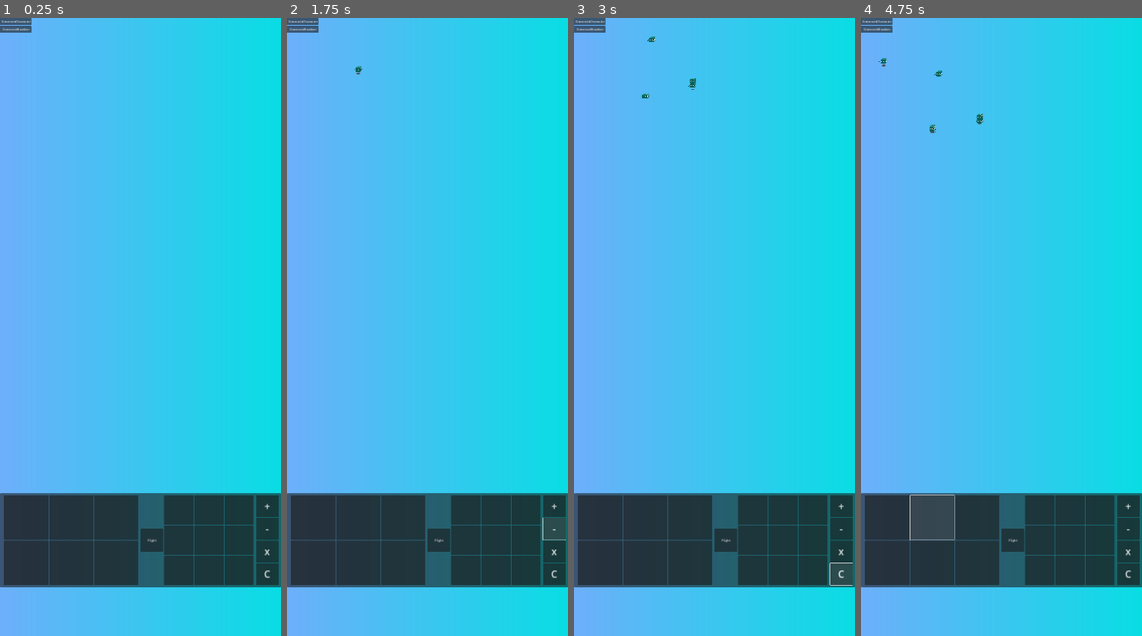
Above: before the commit, frames 1-4 (left to right).
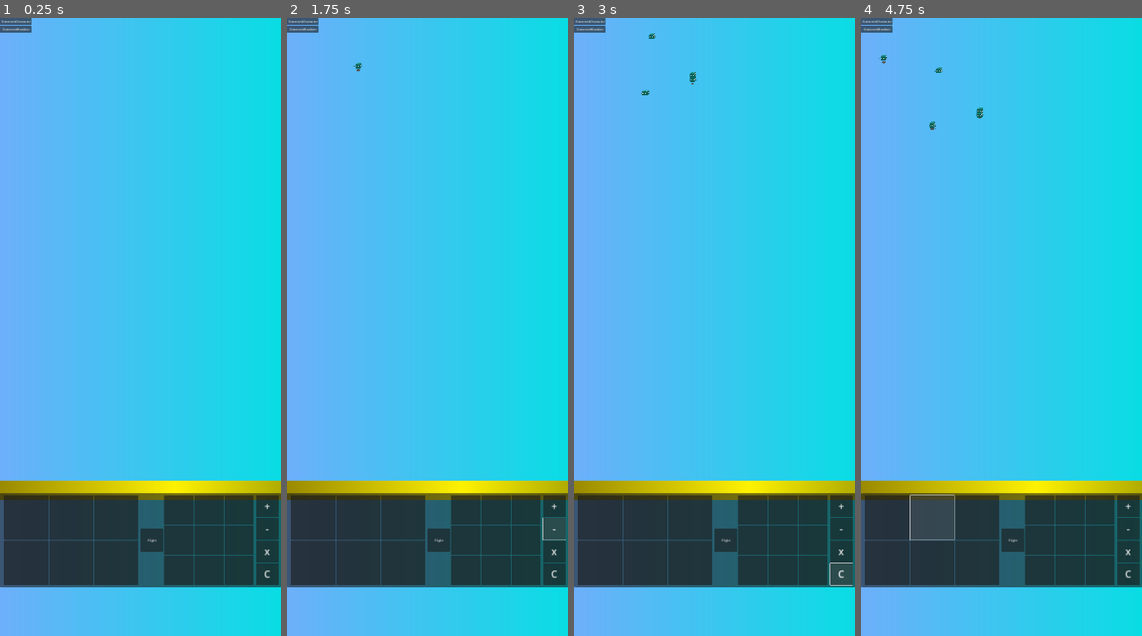
Above: after the commit, the same moments.

Repository: lst20082008/calculator
Game: Godot game, scene res://main.tscn
The game is run twice, just before and just after one commit, with the same random seed, the same clock (stepped at 60 frames per second) and the same inputs. The engine's default icon, where the game draws it, is replaced by a stand-in: a white triangle on a blue panel in a dark square.
Inputs (mouse positions are in pixels of both pictures, inside the frame that each line leads up to):
- Up to frame 1 (0.25 s): no input
- Up to frame 2 (1.75 s): click "+" at 0.5 s; click "-" at 1.25 s
- Up to frame 3 (3 s): click "x" at 2 s; click "C" at 2.75 s
- Up to frame 4 (4.75 s): click (886, 518) at 3.52 s; click (931, 518) at 4.27 s

The runs differ from the first frame. In frame 1, 3.1% of the frame differs, in the area x 0-100%, y 74-78%; in frame 2, 3.2%; in frame 3, 3.2%; in frame 4, 3.3%, in the area x 0-100%, y 6-78%.

Commit message:
1. add skill1(ice) & skill2(fire ball) 2. wall will disappear when defeated 3. fix enemy image offset

Diff:
--- a/GamePlayManager.gd
+++ b/GamePlayManager.gd
@@ -4,8 +4,11 @@
 @export var enemies: Array[PackedScene]
 @export var hp: int
 
+var gameState
+
 # Called when the node enters the scene tree for the first time.
 func _ready():
+	gameState = "init"
 	pass # Replace with function body.
 
 # Called every frame. 'delta' is the elapsed time since the previous frame.
@@ -28,8 +31,10 @@
 	pass
 
 func get_target_y():
-	print($WallPos.get_global_position()[1])
 	return $WallPos.get_global_position()[1]
+
+func get_target_pos():
+	return $WallPos.get_global_position()
 
 func get_damage(d):
 	hp = hp - d
@@ -38,9 +43,15 @@
 
 func defeated():
 	print("defeated")
+	if gameState == "defeated":
+		return
+	$WallPos/Sprite2D.queue_free()
+	gameState = "defeated"
+	pass
 
 func victory():
 	print("victory")
+	pass
 
 func find_skill_pos(strategy: Strategy.Strategy):
 	match strategy:
--- a/Scripts/BottomPanelManageer.gd
+++ b/Scripts/BottomPanelManageer.gd
@@ -30,8 +30,8 @@
 	var skillObject = skill.skillObject.instantiate()
 	skillObject.skill = skill
 	skillObject.targetPos = get_tree().current_scene.find_child("GamePlayManager").find_skill_pos(skill.skillStrategy)
+	skillObject.position = get_tree().current_scene.find_child("GamePlayManager").get_target_pos()
 	get_tree().current_scene.add_child(skillObject)
-	print(skill)
 
 func _number_changed(num: int, idx: int):
 	var newNum: int
@@ -44,35 +44,26 @@
 		match selected_operator:
 			'+':
 				newNum = selected_number + num
-				print("%d + %d" % [selected_number, num])
 			'-':
 				newNum = selected_number - num
 				if newNum < 0:
 					newNum = 0
-				print("%d - %d" % [selected_number, num])
 			'x':
 				newNum = selected_number * num
-				print("%d x %d" % [selected_number, num])
-		print("time to delete old num")
-		print("and to update new num")
 		nc._erase(selected_number_index)
 		nc._update(idx, newNum)
 		selected_number = -1
 		selected_number_index = -1
 		selected_operator = null
-	print(num)
 
 func _operator_changed(operator: String, _idx: int):
-	print("_operator_changed")
 	if operator == 'C':
-		print("pressed C!")
 		selected_operator = null
 		pass
 	else:
 		if selected_number == -1:
 			return
 		selected_operator = operator
-	print(operator)
 
 
 
--- a/Scripts/Enemy.gd
+++ b/Scripts/Enemy.gd
@@ -35,7 +35,6 @@
 			# attack here
 			# $AnimatedSprite2D.play("attack")
 			# damage hp
-			print("attack")
 			game_play_manager.get_damage(damage)
 			canAttack = false
 			timer.start()
@@ -44,3 +43,8 @@
 		velocity = Vector2.UP * -1 * move_speed * move_rate
 		move_and_slide()
 		pass
+
+func take_damage(d):
+	hp = hp - d
+	if hp <= 0:
+		queue_free()
--- a/Scripts/skill/Skill1.gd
+++ b/Scripts/skill/Skill1.gd
@@ -1,10 +1,21 @@
 extends SkillBase
+
+@export var damage: int
 
 # Called when the node enters the scene tree for the first time.
 func _ready():
 	print("skill1!!!!")
-	print(skill)
-	print(targetPos)
+	$Sprite2D.position = targetPos
+	$Area2D.position = targetPos
+	await get_tree().create_timer(0.1).timeout
+	var enemies = $Area2D.get_overlapping_bodies()
+	print(enemies)
+	for e in enemies:
+		e.take_damage(damage)
+		print("hit")
+		print(e)
+	await get_tree().create_timer(1).timeout
+	queue_free()
 	pass # Replace with function body.
 
 
--- a/Scripts/skill/Skill2.gd
+++ b/Scripts/skill/Skill2.gd
@@ -1,12 +1,27 @@
 extends SkillBase
 
+@export var damage: int
+@export var speed: float
+
+var direction: Vector2
 
 # Called when the node enters the scene tree for the first time.
 func _ready():
 	print("skill2!!!!")
+	direction = (targetPos - position).normalized()
+	look_at(direction)
+	await get_tree().create_timer(5.0).timeout
+	queue_free()
 	pass # Replace with function body.
 
 
 # Called every frame. 'delta' is the elapsed time since the previous frame.
 func _process(delta):
+	position = position + delta * speed * direction
 	pass
+
+
+func _on_area_2d_body_entered(body):
+	if body.has_method("take_damage"):
+		body.take_damage(damage)
+	pass # Replace with function body.
--- a/main.tscn
+++ b/main.tscn
@@ -19,6 +19,16 @@
 [sub_resource type="GradientTexture1D" id="GradientTexture1D_4j8q7"]
 gradient = SubResource("Gradient_xctci")
 width = 1920
+
+[sub_resource type="Gradient" id="Gradient_aa582"]
+offsets = PackedFloat32Array(0, 0.579606, 1)
+colors = PackedColorArray(0.49, 0.424667, 0, 1, 1, 0.95, 0, 1, 0.53, 0.53, 0, 1)
+
+[sub_resource type="GradientTexture2D" id="GradientTexture2D_4j8fm"]
+gradient = SubResource("Gradient_aa582")
+width = 2000
+height = 100
+fill_from = Vector2(0.00160514, 0)
 
 [node name="Node2D" type="Node2D"]
 
@@ -144,6 +154,11 @@
 [node name="WallPos" type="Node2D" parent="GamePlayManager"]
 position = Vector2(736, 2372)
 
+[node name="Sprite2D" type="Sprite2D" parent="GamePlayManager/WallPos"]
+texture = SubResource("GradientTexture2D_4j8fm")
+centered = false
+offset = Vector2(-1000, 0)
+
 [node name="skill3" parent="." instance=ExtResource("12_1fgx5")]
 
 [node name="Enemies" type="Node2D" parent="."]
--- a/prefabs/Enemy/enemy_1.tscn
+++ b/prefabs/Enemy/enemy_1.tscn
@@ -75,7 +75,8 @@
 
 [node name="AnimatedSprite2D" type="AnimatedSprite2D" parent="."]
 sprite_frames = SubResource("SpriteFrames_xist8")
+offset = Vector2(0, -17)
 
 [node name="CollisionShape2D" type="CollisionShape2D" parent="."]
-position = Vector2(0, 1)
+position = Vector2(0, -16)
 shape = SubResource("RectangleShape2D_rc6ww")
--- a/prefabs/Enemy/enemy_2.tscn
+++ b/prefabs/Enemy/enemy_2.tscn
@@ -67,10 +67,16 @@
 "speed": 5.0
 }]
 
+[sub_resource type="RectangleShape2D" id="RectangleShape2D_x0ln5"]
+size = Vector2(31, 50)
+
 [node name="CharacterBody2D" type="CharacterBody2D"]
 script = ExtResource("1_w0hyb")
 
 [node name="AnimatedSprite2D" type="AnimatedSprite2D" parent="."]
 sprite_frames = SubResource("SpriteFrames_l76x7")
+offset = Vector2(0, -30)
 
 [node name="CollisionShape2D" type="CollisionShape2D" parent="."]
+position = Vector2(0.5, -25)
+shape = SubResource("RectangleShape2D_x0ln5")
--- a/prefabs/Skill/skill1.tscn
+++ b/prefabs/Skill/skill1.tscn
@@ -8,8 +8,19 @@
 gradient = SubResource("Gradient_u2obo")
 fill_from = Vector2(0.504274, 0.5)
 
+[sub_resource type="RectangleShape2D" id="RectangleShape2D_3ggxp"]
+size = Vector2(372, 372)
+
 [node name="Skill" type="Node2D"]
 script = ExtResource("1_unx23")
+damage = 100
 
 [node name="Sprite2D" type="Sprite2D" parent="."]
+scale = Vector2(5.8125, 5.8125)
 texture = SubResource("GradientTexture2D_k5ov7")
+
+[node name="Area2D" type="Area2D" parent="."]
+input_pickable = false
+
+[node name="CollisionShape2D" type="CollisionShape2D" parent="Area2D"]
+shape = SubResource("RectangleShape2D_3ggxp")
--- a/prefabs/Skill/skill2.tscn
+++ b/prefabs/Skill/skill2.tscn
@@ -1,6 +1,32 @@
-[gd_scene load_steps=2 format=3 uid="uid://ccvt58t2xckax"]
+[gd_scene load_steps=5 format=3 uid="uid://ccvt58t2xckax"]
 
 [ext_resource type="Script" path="res://Scripts/skill/Skill2.gd" id="1_hr0ll"]
 
+[sub_resource type="Gradient" id="Gradient_m1khf"]
+colors = PackedColorArray(1, 0.539167, 0.21, 1, 1, 1, 1, 1)
+
+[sub_resource type="GradientTexture2D" id="GradientTexture2D_3uiho"]
+gradient = SubResource("Gradient_m1khf")
+fill = 1
+fill_from = Vector2(1, 0.491453)
+fill_to = Vector2(0.252137, 0.5)
+
+[sub_resource type="RectangleShape2D" id="RectangleShape2D_evwxb"]
+size = Vector2(64, 64)
+
 [node name="Skill" type="Node2D"]
 script = ExtResource("1_hr0ll")
+damage = 100
+speed = 300.0
+
+[node name="Sprite2D" type="Sprite2D" parent="."]
+texture = SubResource("GradientTexture2D_3uiho")
+
+[node name="Area2D" type="Area2D" parent="Sprite2D"]
+disable_mode = 2
+input_pickable = false
+
+[node name="CollisionShape2D" type="CollisionShape2D" parent="Sprite2D/Area2D"]
+shape = SubResource("RectangleShape2D_evwxb")
+
+[connection signal="body_entered" from="Sprite2D/Area2D" to="." method="_on_area_2d_body_entered"]
Not shown: 1 places in main.tscn that only renumber resources
Not shown: 1 places in prefabs/Enemy/enemy_2.tscn that only renumber resources
Not shown: 1 places in prefabs/Skill/skill1.tscn that only renumber resources
